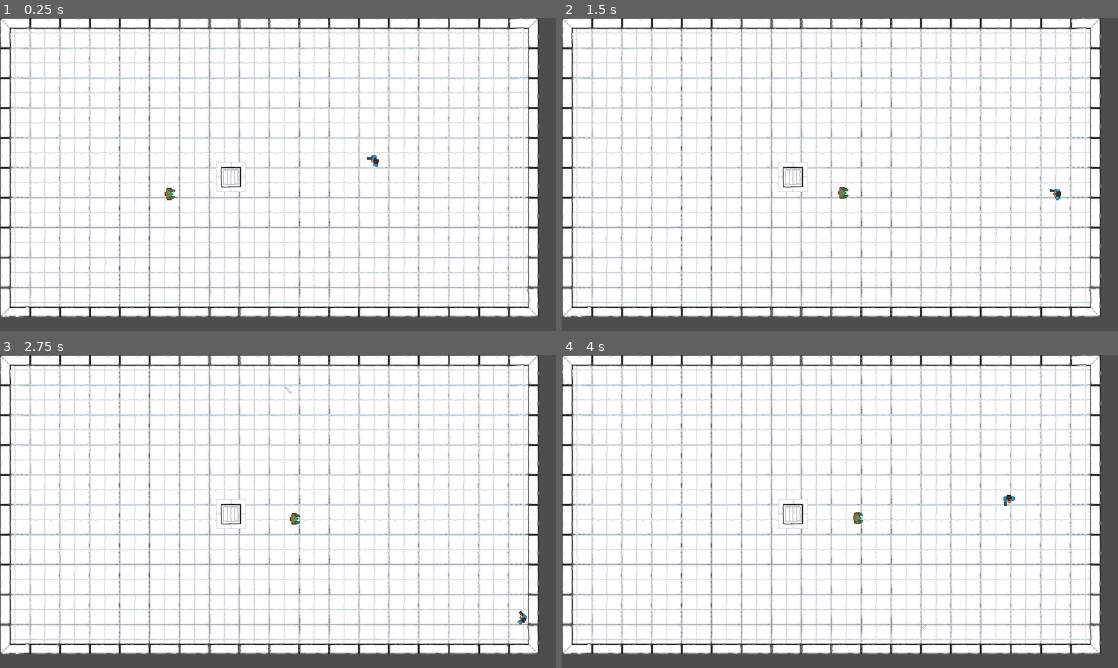
Above: before the commit, frames 1-4 (two rows, left to right).
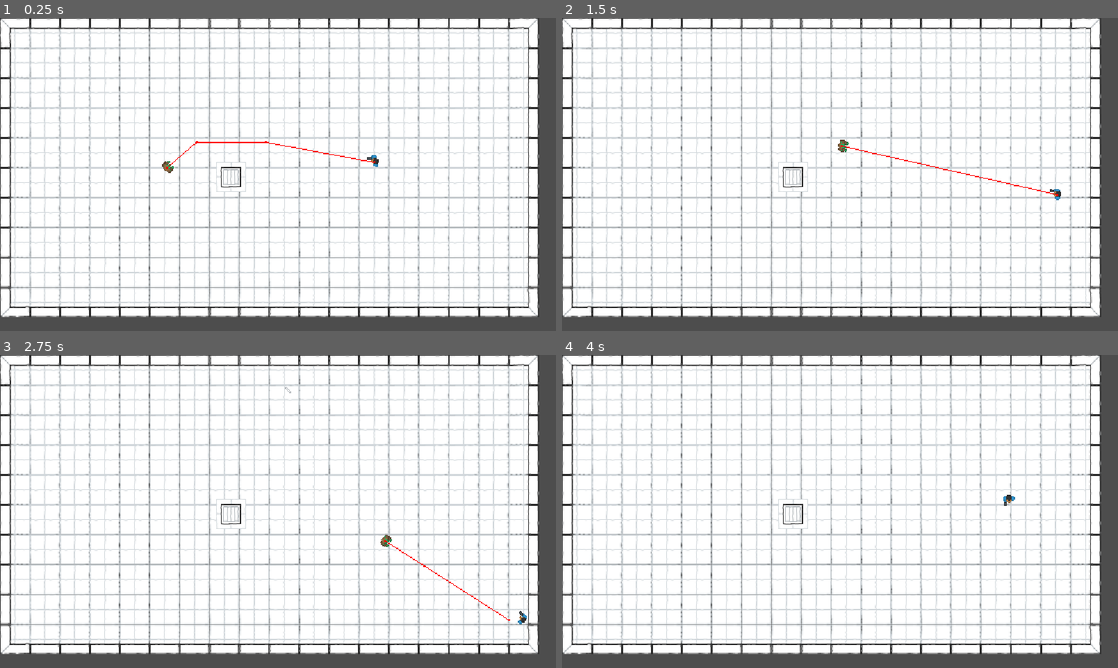
Above: after the commit, the same moments.

Repository: Frickerson/Brackeys_2026.2
Game: Godot game, scene res://Game/Levels/BasicLevel.tscn
Two runs of this game, one before a commit and one after it. Both use one fixed random seed, a clock stepped at 60 frames per second and the inputs below.
Inputs (mouse positions are in pixels of both pictures, inside the frame that each line leads up to):
- Up to frame 1 (0.25 s): no input
- Up to frame 2 (1.5 s): move the mouse to (962, 158) at 0.52 s; hold D (Player_Move_Right) 0.53-1.28 s; click (962, 158) at 0.6 s; move the mouse to (728, 190) at 1.27 s; hold S (Player_Move_Down) from 1.28 s (still down); click (728, 190) at 1.35 s
- Up to frame 3 (2.75 s): move the mouse to (333, 442) at 2.02 s; release S (Player_Move_Down) at 2.03 s; hold D (Player_Move_Right) from 2.03 s (still down); click (333, 442) at 2.1 s
- Up to frame 4 (4 s): move the mouse to (812, 574) at 2.77 s; release D (Player_Move_Right) at 2.78 s; hold W (Player_Move_Up) 2.78-3.53 s; click (812, 574) at 2.85 s; move the mouse to (1006, 558) at 3.52 s; hold A (Player_Move_Left) from 3.53 s (still down); click (1006, 558) at 3.6 s

The runs differ from the first frame. In frame 1, 0.2% of the frame differs, in the area x 29-68%, y 39-59%; in frame 2, 0.2%; in frame 3, 0.2%; in frame 4, less than 0.1%.

Commit message:
Improve ai enemy

Diff:
--- a/Game/Levels/BasicLevel.tscn
+++ b/Game/Levels/BasicLevel.tscn
@@ -21,7 +21,7 @@
 tile_map_data = PackedByteArray("AAAAAAAAAAACAAAAAAABAAAAAAADAAAAAAACAAAAAAADAAAAAAADAAAAAAADAAAAAAAEAAAAAAADAAAAAAAFAA …(2800 unchanged characters)…
 tile_set = ExtResource("1_oe62m")
 
-[node name="Player" parent="." unique_id=1713415423 instance=ExtResource("1_6sy8i")]
+[node name="Player" parent="." unique_id=1713415423 groups=["Player"] instance=ExtResource("1_6sy8i")]
 position = Vector2(776, 299)
 
 [node name="Enemy" parent="." unique_id=840740489 instance=ExtResource("2_thqke")]
--- a/Game/Objects/Enemy/Enemy.gd
+++ b/Game/Objects/Enemy/Enemy.gd
@@ -4,12 +4,29 @@
 
 @onready var NavigationAgent : NavigationAgent2D = $NavigationAgent2D
 
+var PlayerRef: Player = null
+
 func _ready() -> void:
-	NavigationAgent.target_position = global_position + Vector2(300.0, 0.0)
+	PlayerRef = get_tree().get_first_node_in_group("Player") as Player
 
 func _physics_process(delta: float) -> void:
-	var velocity = global_position.direction_to(NavigationAgent.get_next_path_position()) * 200.0
-	position += velocity * delta
+	if PlayerRef == null:
+		return
+
+
+	var player_position = PlayerRef.global_position
+	NavigationAgent.target_position = player_position
+
+	if NavigationAgent.is_navigation_finished():
+		return
+
+	var next_position = NavigationAgent.get_next_path_position()
+	var dir = global_position.direction_to(next_position)
+	velocity = dir * 200.0
+	move_and_slide()
+
+	rotation = velocity.normalized().angle()
+
 
 func _take_damage(damage : float) -> void:
 	queue_free()
--- a/Game/Objects/Enemy/Enemy.tscn
+++ b/Game/Objects/Enemy/Enemy.tscn
@@ -23,3 +23,5 @@
 texture = SubResource("AtlasTexture_bupal")
 
 [node name="NavigationAgent2D" type="NavigationAgent2D" parent="." unique_id=47733685]
+target_desired_distance = 100.0
+debug_enabled = true
--- a/project.godot
+++ b/project.godot
@@ -19,6 +19,10 @@
 
 window/stretch/mode="canvas_items"
 window/stretch/aspect="expand"
+
+[global_group]
+
+Player=""
 
 [input]
 
